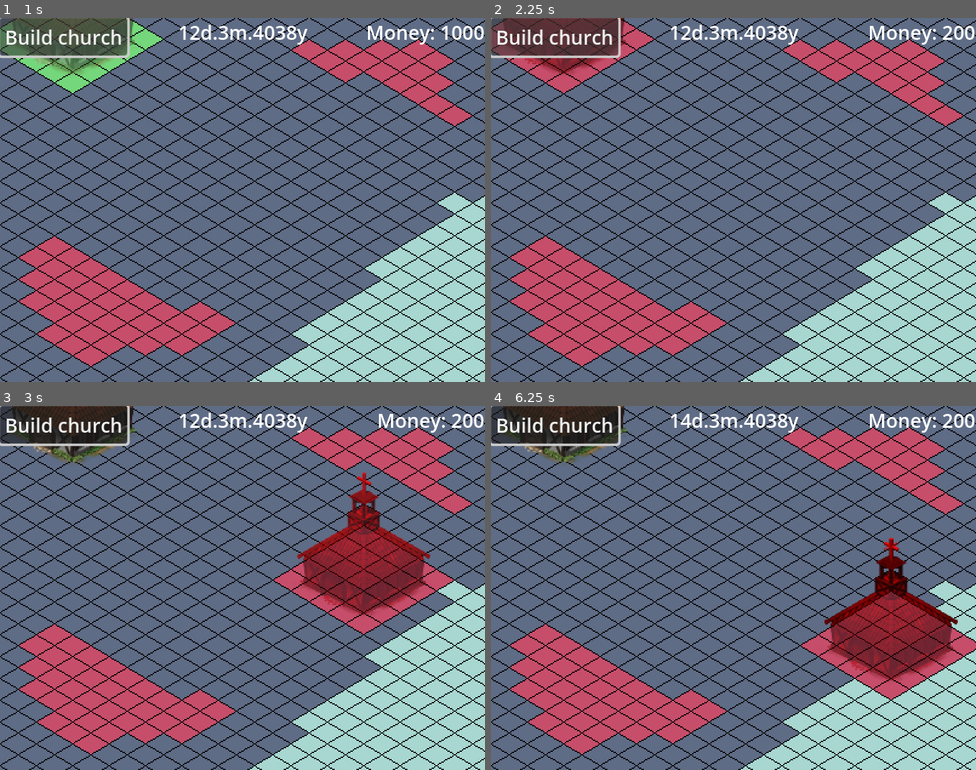
Above: before the commit, frames 1-4 (two rows, left to right).
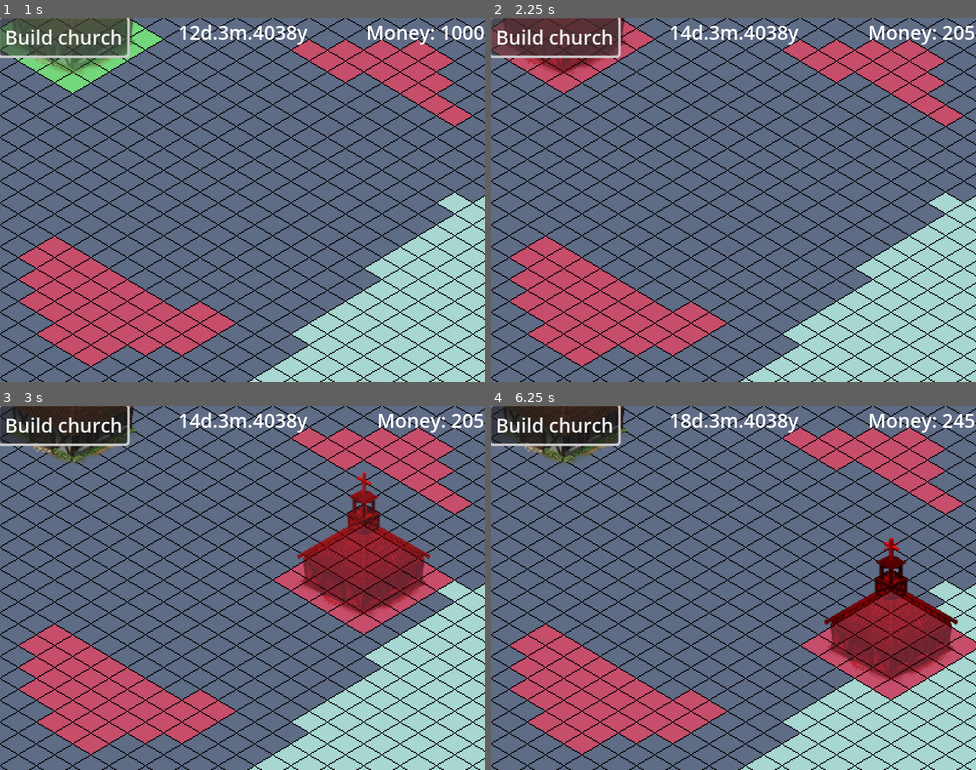
Above: after the commit, the same moments.

Repository: BurntRobot/artifical_heart_at_the_water-s_edge
Game: Godot game, scene res://world.tscn
Same seed, same stepped clock (60 frames per second), same inputs: the game is played once before the commit and once after it.
Inputs (mouse positions are in pixels of both pictures, inside the frame that each line leads up to):
- Up to frame 1 (1 s): click "Build church" at 0.5 s
- Up to frame 2 (2.25 s): click "Build church" at 1.25 s; click "Build church" at 2 s
- Up to frame 3 (3 s): tap Enter at 2.75 s; move the mouse to (349, 569) at 2.77 s; press the mouse at (349, 569) at 2.78 s
- Up to frame 4 (6.25 s): tap Space at 3.5, 5.75 s; move the mouse to (636, 606) at 3.52 s; release the mouse at (636, 606) at 3.53 s; tap R (rotate) at 3.6, 5.1 s; click (636, 606) at 3.67 s; move the mouse to (782, 507) at 4.27 s; press the mouse at (782, 507) at 4.28 s; tap Enter at 5 s; move the mouse to (709, 660) at 5.02 s; release the mouse at (709, 660) at 5.03 s; click (709, 660) at 5.17 s; move the mouse to (879, 642) at 5.77 s; press the mouse at (879, 642) at 5.78 s

Frame 1 is identical in both runs. In frame 2, less than 0.1% of the frame differs, in the area x 39-100%, y 2-6%; in frame 3, less than 0.1%; in frame 4, 0.2%.

Commit message:
Added building changing resources

Diff:
--- a/Buildings/base.gd
+++ b/Buildings/base.gd
@@ -32,7 +32,8 @@
 			erase_cell(_tile)
 
 func _update_tiles_colors():
-	pass
+	for _tile in get_used_cells():
+		set_cell(_tile, 0, Vector2i(2,0))
 	#get_cell_tile_data(_tile).get_custom_data("Buildable")
 
 func _set_all_tiles_to_red():
--- a/Buildings/building.gd
+++ b/Buildings/building.gd
@@ -11,6 +11,9 @@
 var is_built: bool = false
 
 
+func _ready() -> void:
+	CityResources._on_next_day.connect(_next_day)
+
 func _physics_process(_delta: float) -> void:
 	if not is_built:
 		position = get_global_mouse_position().snapped(Vector2(30, 18))
@@ -19,6 +22,7 @@
 			base._set_all_tiles_to_red()
 		else:
 			sprite.self_modulate = Color('ffffff89')
+			base._update_tiles_colors()
 
 func _input(event: InputEvent) -> void:
 	if not is_built:
@@ -41,8 +45,9 @@
 	CityResources.money -= building_cost
 	CityResources.max_houses = 1
 
-func next_day():
-	CityResources.money += 5 #TODO: *workers
+func _next_day():
+	if is_built:
+		CityResources.money += 5 #TODO: *workers
 
-func next_month():
+func _next_month():
 	pass
--- a/GUI/day_timer.gd
+++ b/GUI/day_timer.gd
@@ -2,6 +2,7 @@
 
 var MAX_DAY: int = 30
 var MAX_MONTH: int = 12
+
 
 func _on_timeout() -> void:
 	_next_day()
@@ -9,10 +10,16 @@
 func _next_day():
 	if CityResources.day < MAX_DAY:
 		CityResources.day += 1
+		CityResources.next_day()
 	elif CityResources.month < MAX_MONTH:
 		CityResources.day = 1
 		CityResources.month += 1
+		CityResources.next_day()
+		CityResources.next_month()
 	else:
 		CityResources.day = 1
 		CityResources.month = 1
 		CityResources.year += 1
+		CityResources.next_day()
+		CityResources.next_month()
+		CityResources.next_year()
--- a/city_resources.gd
+++ b/city_resources.gd
@@ -1,4 +1,9 @@
 extends Node
+
+signal _on_next_day
+signal _on_next_month
+signal _on_next_year
+
 
 var money: int = 1000
 
@@ -15,3 +20,12 @@
 var day: int = 12
 var month: int = 3
 var year: int = 4038
+
+func next_day():
+	_on_next_day.emit()
+
+func next_month():
+	_on_next_month.emit()
+
+func next_year():
+	_on_next_year.emit()
--- a/world.tscn
+++ b/world.tscn
@@ -9,8 +9,10 @@
 [ext_resource type="Script" uid="uid://dn5bre6derpqq" path="res://GUI/date_label.gd" id="6_pkg7o"]
 
 [node name="World" type="Node"]
+process_mode = 3
 
 [node name="Game" type="Node2D" parent="."]
+process_mode = 1
 
 [node name="Map" type="Node2D" parent="Game"]
 script = ExtResource("1_aqk2v")
@@ -40,6 +42,7 @@
 script = ExtResource("4_aqk2v")
 
 [node name="GUI" type="CanvasLayer" parent="."]
+process_mode = 3
 
 [node name="test_build" type="Button" parent="GUI"]
 offset_right = 8.0
@@ -66,7 +69,7 @@
 script = ExtResource("6_pkg7o")
 
 [node name="DayTimer" type="Timer" parent="."]
-wait_time = 3.0
+process_mode = 1
 autostart = true
 script = ExtResource("6_dwbse")
 
